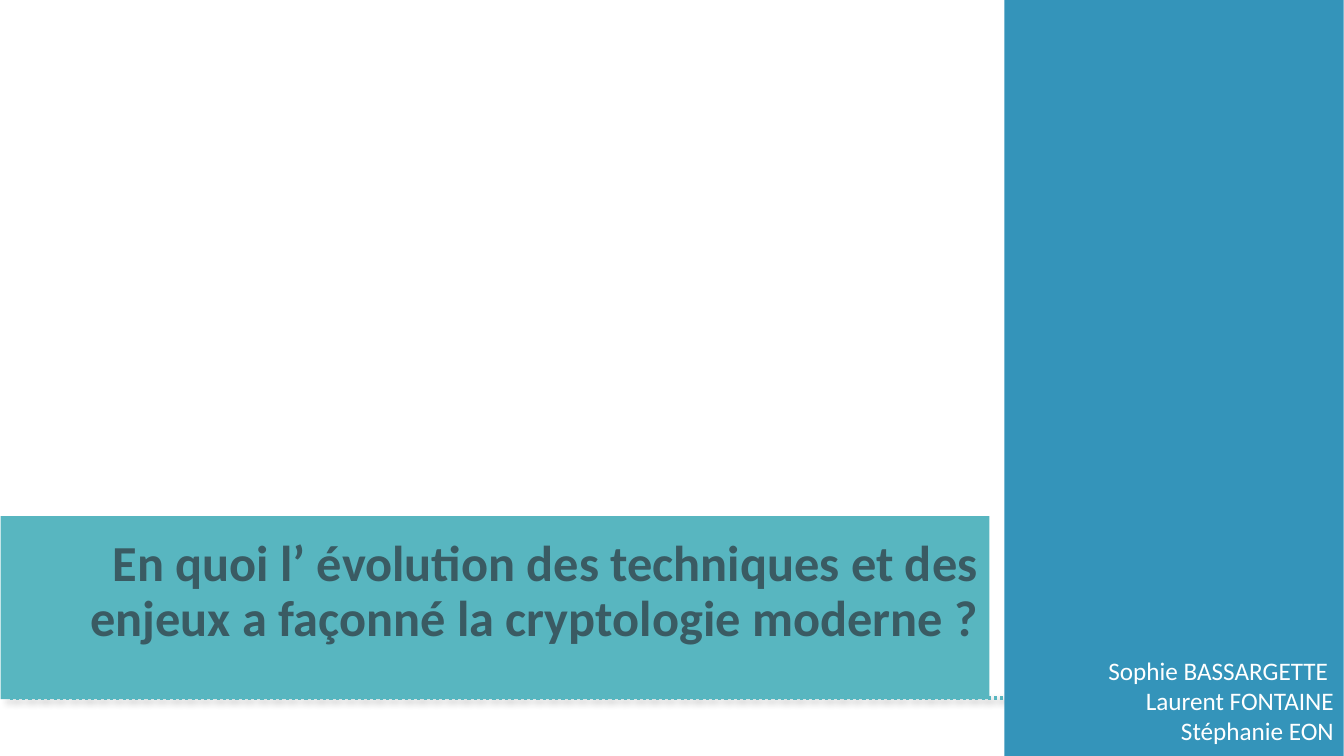
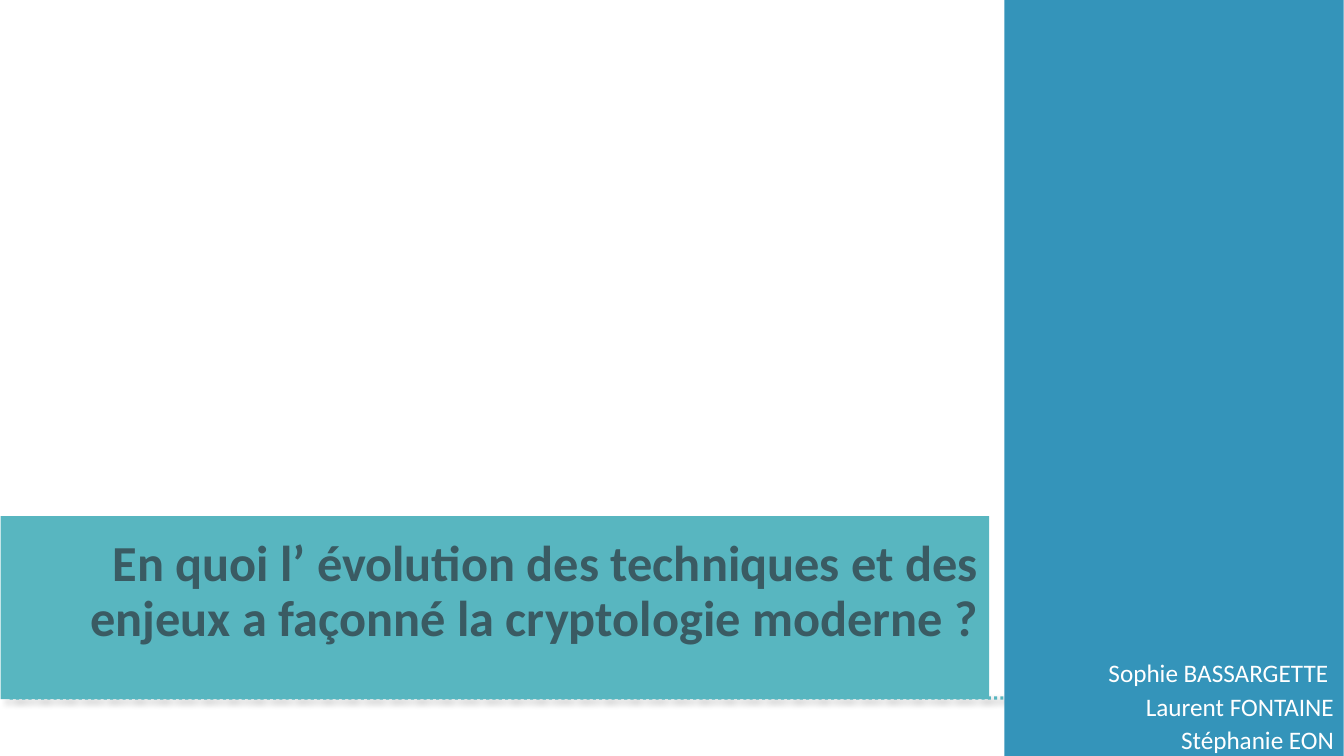
Before and after one commit to vinhphuctr/ASPE, a slide deck: slide 1 of communication/CommCryptologieV1.pptx. Drawn at 1344x756 pixels with LibreOffice and Linux fonts; fonts in the diff are those of the drawing; background and template pictures are left out. Boxes give left, top, right and bottom in pixels: in the first picture for what was removed or moved away, otherwise in the second. Text is boxed around its words. In the diff, an @@ line names an element or a change of style, - is before the commit and + after.

```diff
--- a/communication/CommCryptologieV1.pptx
+++ b/communication/CommCryptologieV1.pptx
@@ text "Sophie BASSARGETTE" at (1108, 664, 1334, 753): line spacing 1 to 1.1 @@
@@ arrow removed from (10, 698) to (1321, 698) @@
@@ freeform shape added at (10, 698, 1321, 698), outline #58B6C0 2.24 pt @@
```
Also in this commit, not shown: 19 other slides changed, 3 slides added, 2 slides removed.
